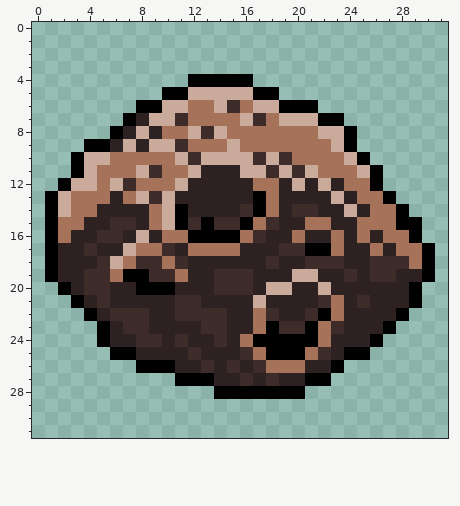
Pixel-art sprite, stored at sprites/asteroids/brown_asteroid.png. The picture above was drawn from the file before the commit.
The file is 160x160 pixels, drawn in blocks of 5x5; one block is one cell here.
After:
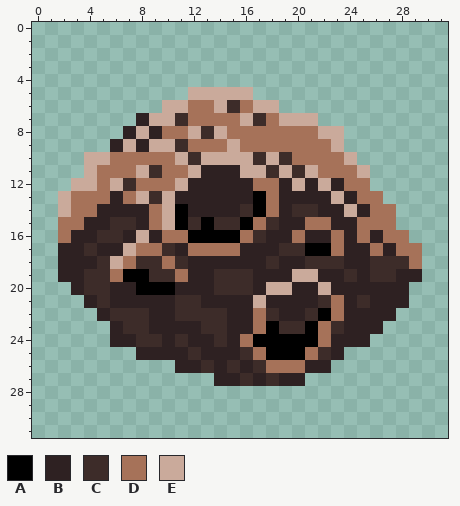
Palette (. is transparent): A #000000  B #2e2122  C #3d2c29  D #a67259  E #caaa9b
Author's note on the commit: Adjust asteroid textures to fix hotboxes
The exact change:
y 4: x 12..16 AAAAA -> .....
y 5: x 10..11 AA -> ..; x 17..18 AA -> ..
y 6: x 8..9 AA -> ..; x 19..21 AAA -> ...
y 7: x 7 A -> .; x 22..23 AA -> ..
y 8: x 6 A -> .; x 24 A -> .
y 9: x 4..5 AA -> ..; x 24 A -> .
y 10: x 3 A -> .; x 25 A -> .
y 11: x 3 A -> .; x 26 A -> .
y 12: x 2 A -> .; x 26 A -> .
y 13: x 1 A -> .; x 27 A -> .
y 14: x 1 A -> .; x 28 A -> .
y 15: x 1 A -> .; x 28..29 AA -> ..
y 16: x 1 A -> .; x 29 A -> .
y 17..19: x 1 A -> .; x 30 A -> .
y 20: x 2 A -> .; x 29 A -> .
y 21: x 3 A -> .; x 29 A -> .
y 22: x 4 A -> .; x 28 A -> .
y 23: x 5 A -> .; x 27 A -> .
y 24: x 5 A -> .; x 26 A -> .
y 25: x 6..7 AA -> ..; x 24..25 AA -> ..
y 26: x 8..10 AAA -> ...; x 23 A -> .
y 27: x 11..13 AAA -> ...; x 21..22 AA -> ..
y 28: x 14..20 AAAAAAA -> .......
Pixel boxes of the changes (left, top, right, bottom) in both pictures:
erased: (45, 74, 435, 399)
